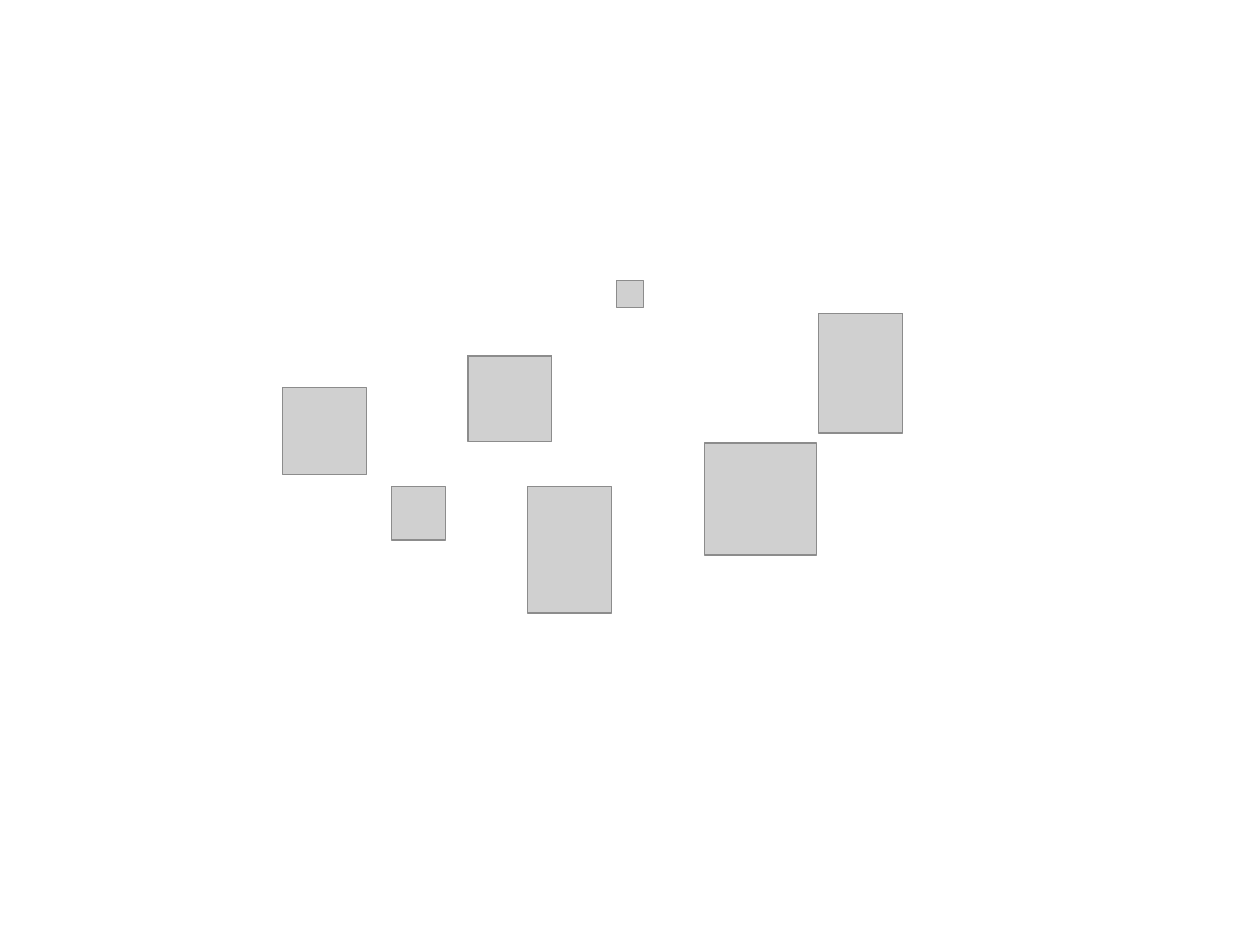
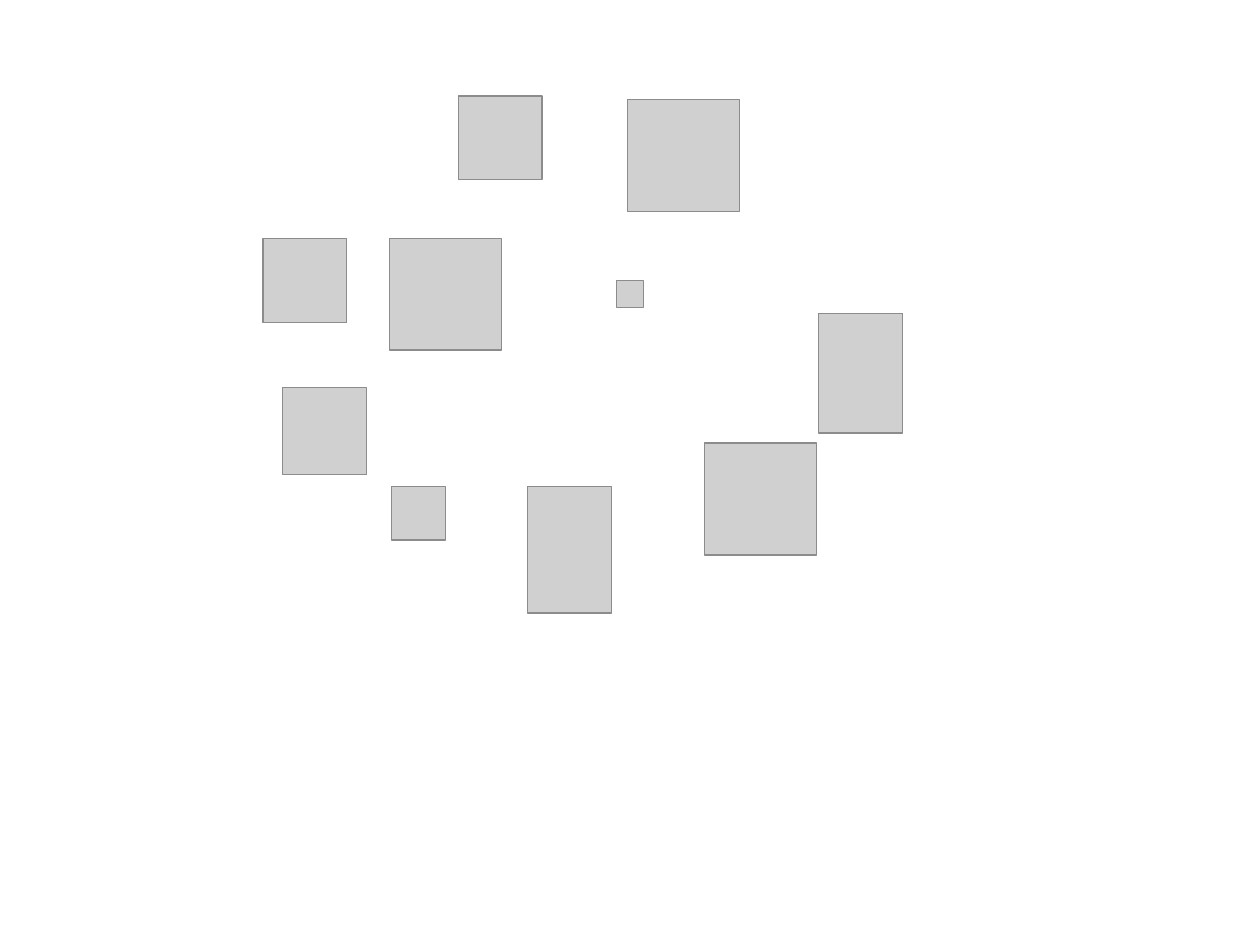
Before and after one commit to huili-group/huili-group.github.io, a slide deck: slide 7 of img/配图.ppt. Drawn at 1260x945 pixels with LibreOffice and Linux fonts; fonts in the diff are those of the drawing; grey boxes stand for pictures. Boxes give left, top, right and bottom in pixels: in the first picture for what was removed or moved away, otherwise in the second. Text is boxed around its words. In the diff, an @@ line names an element or a change of style, - is before the commit and + after.

```diff
--- a/img/配图.ppt
+++ b/img/配图.ppt
@@ picture moved from (x1=467, y1=355, x2=551, y2=441) to (x1=459, y1=96, x2=542, y2=179) @@
@@ picture added at (x1=627, y1=100, x2=740, y2=212) @@
@@ picture added at (x1=263, y1=239, x2=348, y2=324) @@
@@ picture resized from (x1=467, y1=355, x2=552, y2=440) to (x1=389, y1=238, x2=501, y2=350) @@
```
Also in this commit, not shown: 2 other files.
